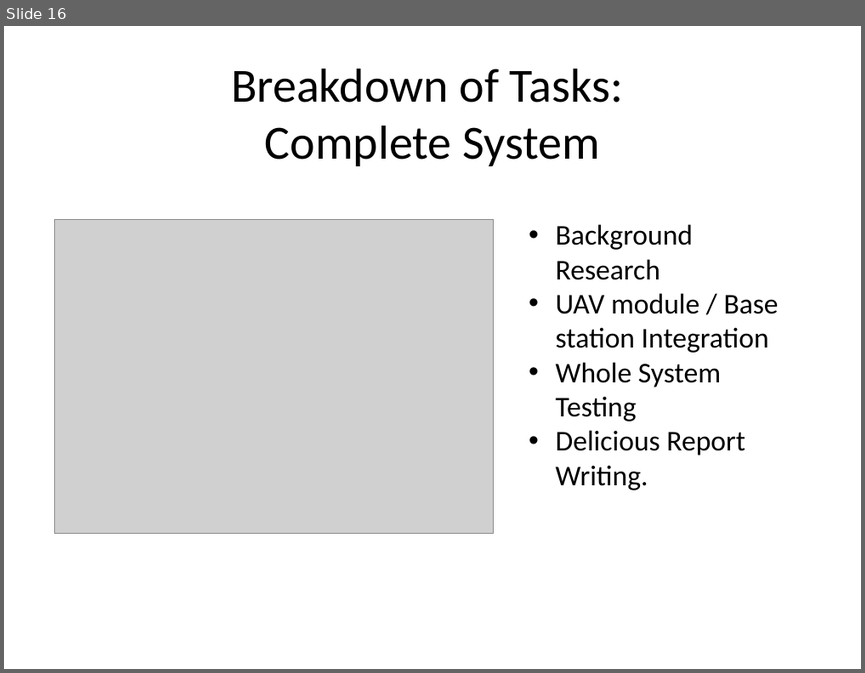
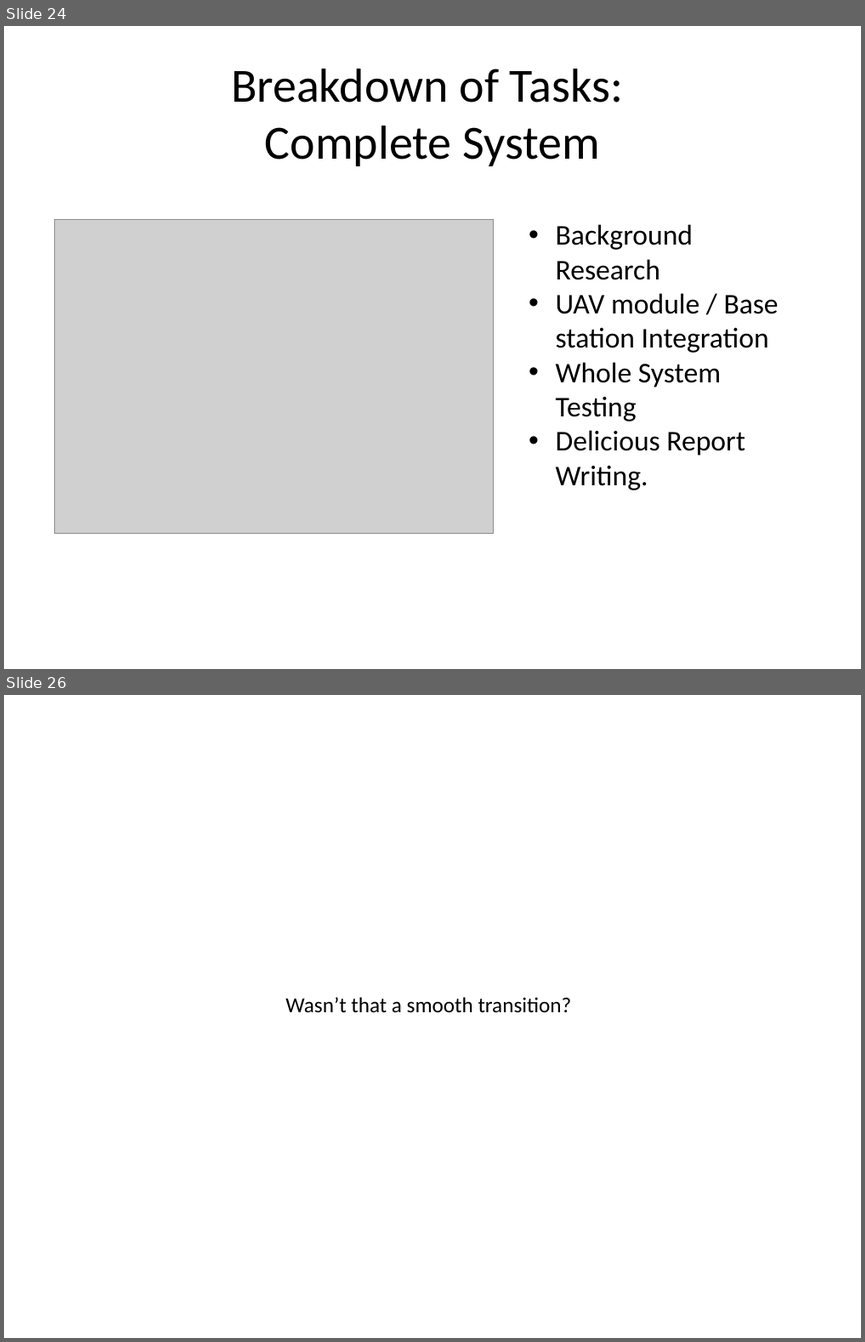
Before and after one commit to andybusse/uavcamera, a slide deck: documents/GDP Group 18 pres.ppt. Shown one above the other, each under a label of ours: slide 16 before the commit, slides 24 and 26 after it; the slides between them are not shown. The pictures are 865x673 and 865x1342 pixels, drawn with LibreOffice and Linux fonts; fonts in the diff are those of the drawing; grey boxes stand for pictures. Boxes give left, top, right and bottom in pixels: in the first picture for what was removed or moved away, otherwise in the second. Text is boxed around its words. In the diff, an @@ line names an element or a change of style, - is before the commit and + after.

```diff
--- a/documents/GDP Group 18 pres.ppt
+++ b/documents/GDP Group 18 pres.ppt
@@ slide 26 added at (x1=4, y1=695, x2=861, y2=1338), background #FFFFFF @@
@@ text added at (x1=285, y1=997, x2=572, y2=1013), 18 pt, text #000000 @@
+Wasn’t that a smooth transition?
@@ what was slide 16 is now slide 24 @@
```
Also in this commit, not shown: 7 slides changed, 4 other slides added, 3 slides removed.
